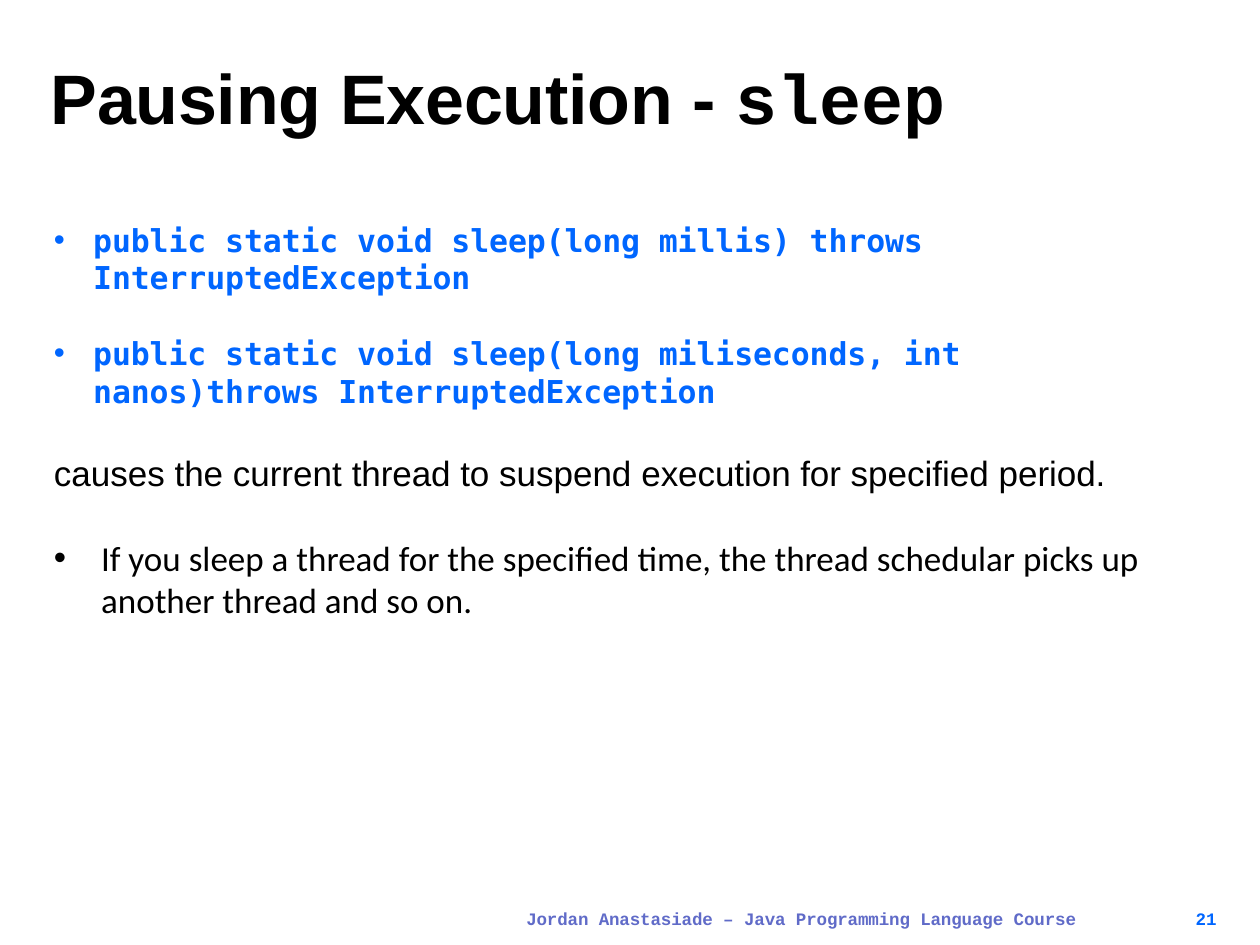
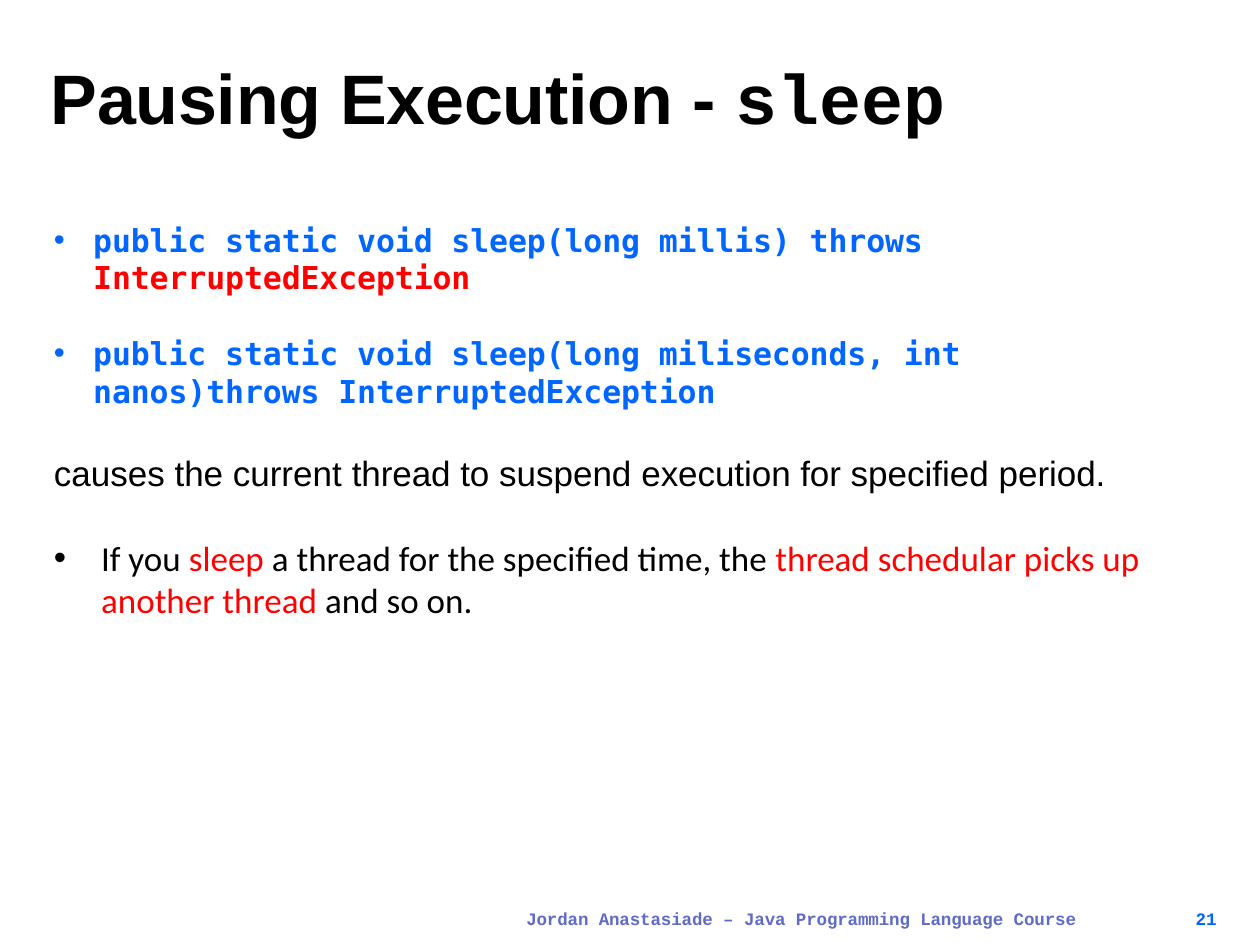
Before and after one commit to JongkukLee/JAC444, a slide deck: slide 21 of lect5-s1-thread-basic.pptx. Drawn at 1260x945 pixels with LibreOffice and Linux fonts; fonts in the diff are those of the drawing. Boxes give left, top, right and bottom in pixels: in the first picture for what was removed or moved away, otherwise in the second. Text is boxed around its words. In the diff, an @@ line names an element or a change of style, - is before the commit and + after.

```diff
--- a/lect5-s1-thread-basic.pptx
+++ b/lect5-s1-thread-basic.pptx
@@ text at [93, 226, 1139, 614]: text colour #0066FF to #FF0000 in "InterruptedException"; text colour #000000 to #FF0000 in "sleep thread schedular picks up another thread" @@
```
Also in this commit, not shown: 18 other slides changed, 20 other files.
